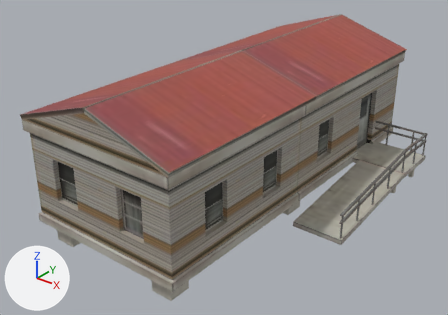
Two versions of the glTF model public/fps/br/models/rural-mobile-home.lod1.glb, one commit apart.
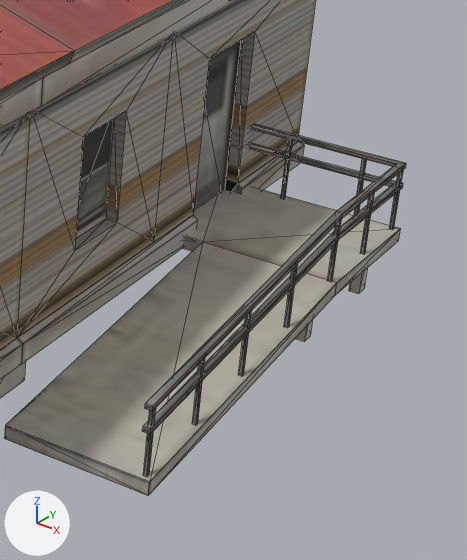
Old and new are each drawn whole from a camera (50 mm lens) standing at (9.47, -13.66, 9.31) and looking at (-0.67, -0.99, 1.46) and again close up on the part from 65% to 100% of the width and 25% to 85% of the height. Lighting does not change. The marker at lower left points along +X, +Y and +Z. The last two pictures show the newer version. The close-ups show mesh edges as thin lines. Where no turn or scale is listed for an object, it has been applied to the vertices. Vertices at exactly the same position are counted once.

Objects in the first close-up: 'Rural_UnmobileHome_1_Rural_Facade_FLR_2_0', 'Rural_UnmobileHome_1_Rural_Trailer_Stuff_1_0'.
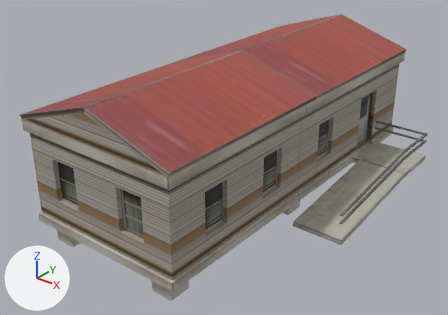
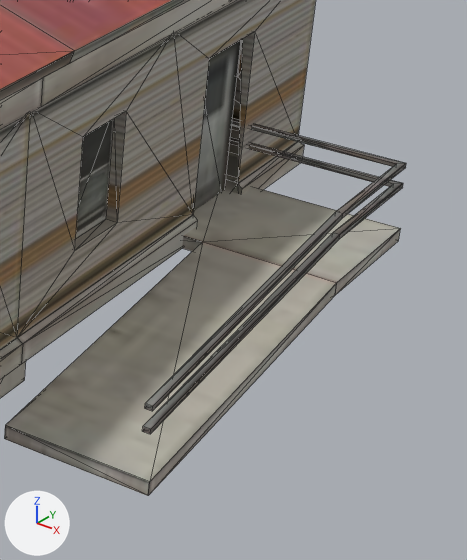
Where the newer file only moved an object's origin or applied its transform, the numbers keep the older frame.

Where the change shows, as pixel boxes [x1, y1, x2, y2] in the close-ups (467 x 560 px):
part 1 of me_rural_unmobilehome_1_rural_trailer_stuff_1_0, cut back: before [19, 34, 242, 337]; after [19, 34, 193, 337]
part 2 of me_rural_unmobilehome_1_rural_facade_flr_2_0, deleted: before [143, 139, 403, 477]

What changed in the scene script:
```text
Change me_rural_unmobilehome_1_rural_trailer_stuff_1_0:
    used by ob_rural_unmobilehome_1_rural_trailer_stuff_1_0; location = (-0.81, 0.0, 2.48)
    verts and faces of me_rural_unmobilehome_1_rural_trailer_stuff_1_0; kept vertices keep their numbers, new ones are numbered from 122
    before: 26 (2.21, 3.02, 0.13), 27 (2.21, 4.06, 0.13), 28 (2.35, -0.45, -1.64) at pixel (17, 337), 42 (2.35, 2.17, -1.64) at pixel (154, 242), 43 (2.35, 2.17, 0.67)
    before: 44 (2.35, 1.32, 0.09) at pixel (126, 111), 45 (2.35, 3.02, -1.64) at pixel (193, 214), 48 (2.35, 4.06, -1.64) at pixel (237, 183), 51 (2.35, 1.32, -1.1) at pixel (117, 222), 62 (2.21, 4.06, -1.9)
    before: 63 (2.21, 3.02, -1.9)
    remove me_rural_unmobilehome_1_rural_trailer_stuff_1_0.from_pydata(...)  # 122 vertices, 208 faces; spans x -2.5..2.5, y -5.69..5.69, z -1.9..1.9
    add me_rural_unmobilehome_1_rural_trailer_stuff_1_0.from_pydata(...)  # 119 vertices, 205 faces; spans x -2.5..2.5, y -5.69..5.69, z -1.64..1.9
    me_rural_unmobilehome_1_rural_trailer_stuff_1_0 part 1
    add delete_vertices([42, 62, 63])  # with the faces that use them
    add faces += [(43, 44, 45), (44, 51, 45), (28, 45, 51)]
Change me_rural_unmobilehome_1_rural_facade_flr_2_0:
    used by ob_rural_unmobilehome_1_rural_facade_flr_2_0; location = (0.0, 0.0, 1.74)
    remove me_rural_unmobilehome_1_rural_facade_flr_2_0.from_pydata(...)  # 277 vertices, 333 faces; spans x -3.32..3.32, y -5.69..5.69, z -1.74..1.74
    add me_rural_unmobilehome_1_rural_facade_flr_2_0.from_pydata(...)  # 140 vertices, 190 faces; spans x -3.27..3.32, y -5.69..5.69, z -1.74..1.74
    me_rural_unmobilehome_1_rural_facade_flr_2_0 part 2: 16 loose pieces with 132 vertices, spanning x -3.32..3.26, y -0.99..4.74, z -1.74..-0.19, are deleted
    other edits to the shape of me_rural_unmobilehome_1_rural_facade_flr_2_0 do not show in these pictures
```
